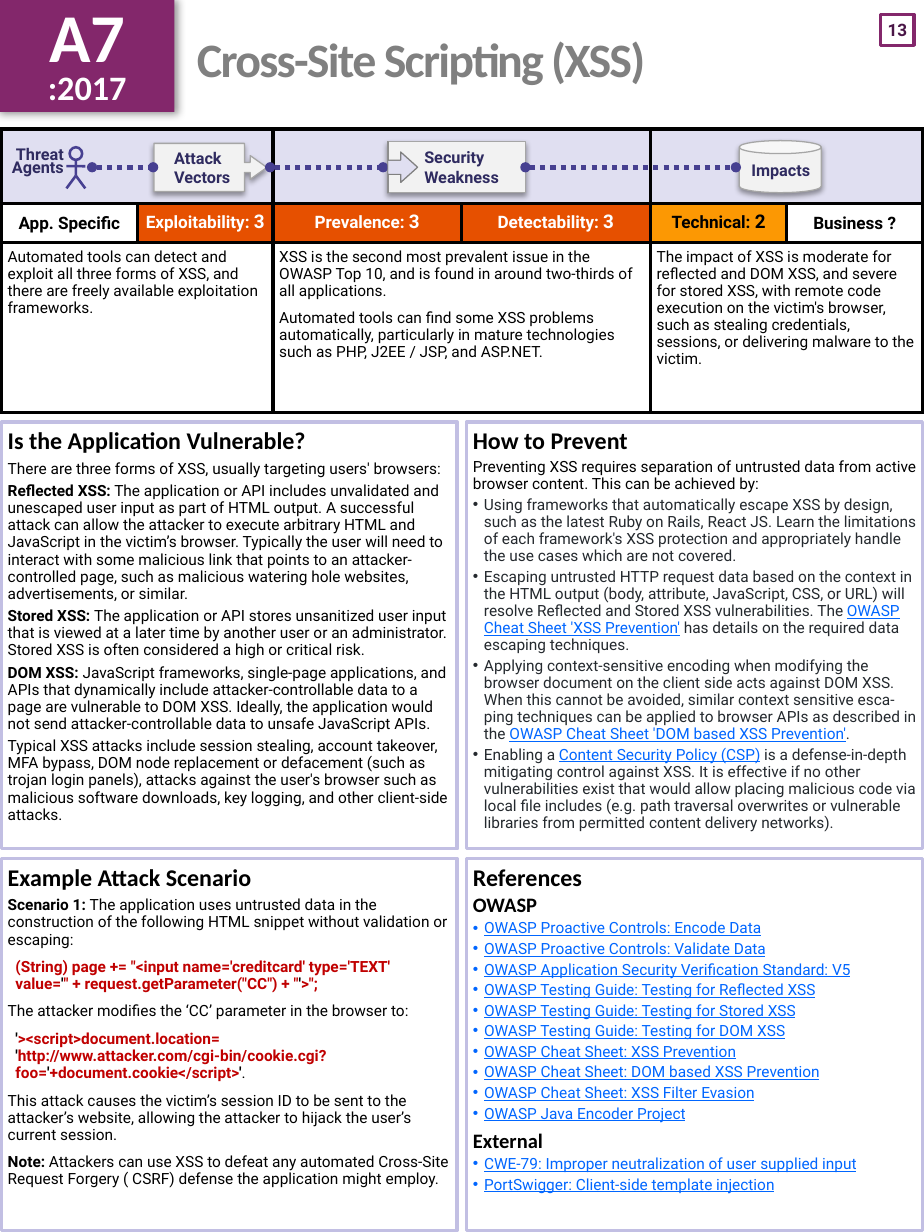
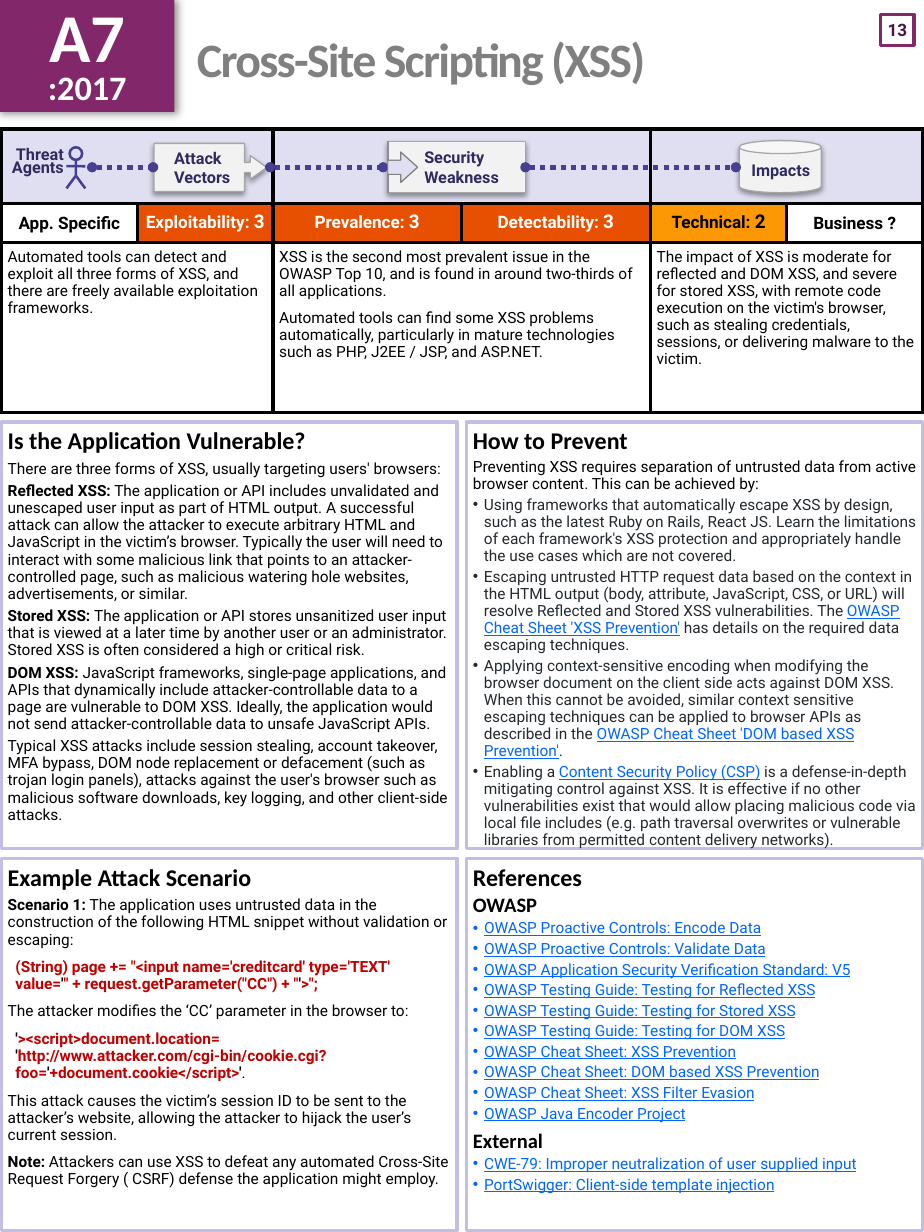
Before and after one commit to OWASP/Top10, a slide deck: slide 14 of 2017/OWASP Top 10-2017 (en).pptx. Drawn at 924x1232 pixels with LibreOffice and Linux fonts; fonts in the diff are those of the drawing. Boxes give left, top, right and bottom in pixels: in the first picture for what was removed or moved away, otherwise in the second. Text is boxed around its words. In the diff, an @@ line names an element or a change of style, - is before the commit and + after.

```diff
--- a/2017/OWASP Top 10-2017 (en).pptx
+++ b/2017/OWASP Top 10-2017 (en).pptx
@@ text at (484,659,894,759): text changed @@
-• Applying context-sensitive encoding when modifying the browser document on the client side acts against DOM XSS. When this cannot be avoided, similar context sensitive esca-ping techniques can be applied to browser APIs as described in the OWASP Cheat Sheet 'DOM based XSS Prevention'.
+• Applying context-sensitive encoding when modifying the browser document on the client side acts against DOM XSS. When this cannot be avoided, similar context sensitive escaping techniques can be applied to browser APIs as described in the OWASP Cheat Sheet 'DOM based XSS Prevention'.
```
Also in this commit, not shown: 1 other slide changed.
